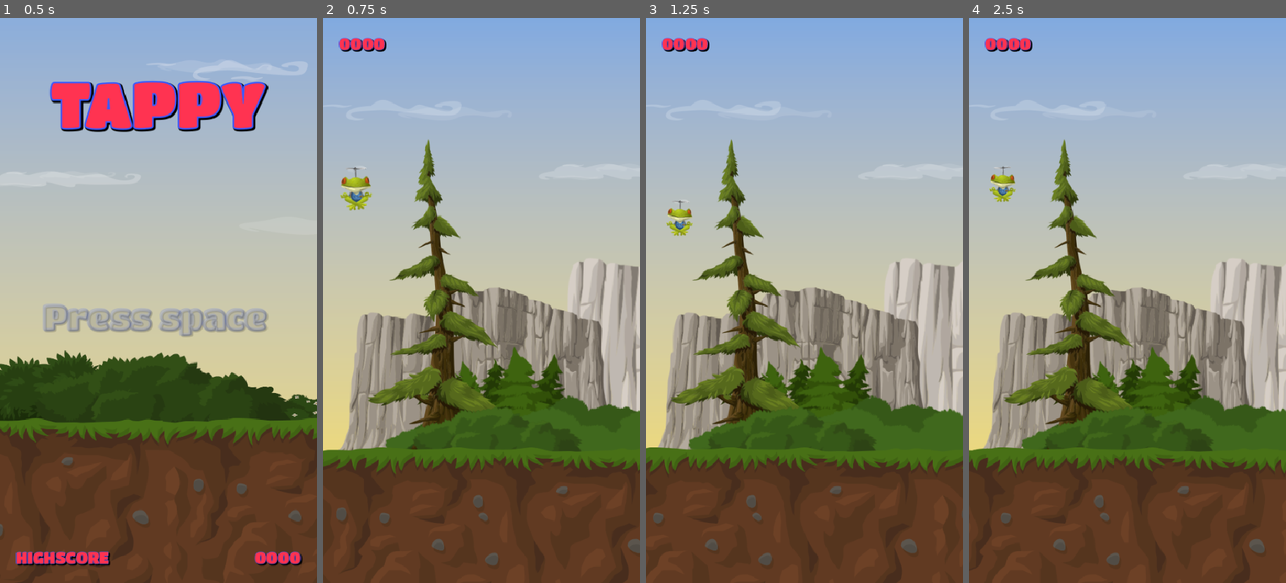
Above: before the commit, frames 1-4 (left to right).
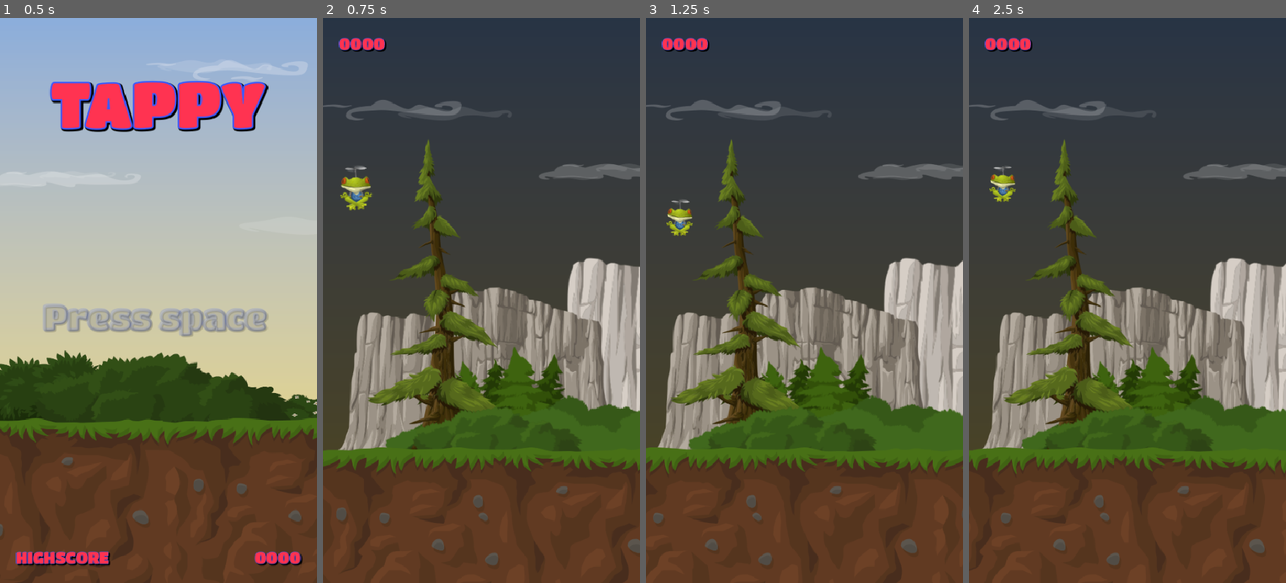
Above: after the commit, the same moments.

Repository: Valantis-Siomos/tappy
Game: Godot game, scene res://Scenes/main/main.tscn
Same seed, same stepped clock (60 frames per second), same inputs: the game is played once before the commit and once after it.
Inputs:
- Up to frame 1 (0.5 s): no input
- Up to frame 2 (0.75 s): tap Space (fly) at 0.5 s; hold Space (fly) from 0.53 s (still down)
- Up to frame 3 (1.25 s): keep holding Space (fly)
- Up to frame 4 (2.5 s): release Space (fly) at 1.28 s; tap T (test) at 1.35 s; tap Space (fly) at 2 s; hold Space (fly) from 2.03 s (still down)

Frame 1 is identical in both runs. In frame 2, 49% of the frame differs, in the area x 0-100%, y 0-77%; in frame 3, 49%; in frame 4, 49%.

Commit message:
backlight darker

Diff:
--- a/Scenes/pipes/pipes.gd
+++ b/Scenes/pipes/pipes.gd
@@ -22,6 +22,6 @@
 	if body is Tappy: body.die()
 
 
-func _on_laser_body_entered(body: Node2D) -> void:
+func _on_laser_body_entered(_body: Node2D) -> void:
 	score_sound.play()
 	ScoreManager.add_point()
--- a/Scenes/scolling_bg/scrolling_bg.tscn
+++ b/Scenes/scolling_bg/scrolling_bg.tscn
@@ -11,6 +11,7 @@
 [node name="ScrollingBg" type="Node2D" unique_id=1267871377]
 
 [node name="Sprite2D" type="Sprite2D" parent="." unique_id=1035382425]
+self_modulate = Color(0.30692267, 0.3069227, 0.3069227, 1)
 texture = ExtResource("1_7ldki")
 centered = false
 
@@ -60,6 +61,7 @@
 centered = false
 
 [node name="Parallax2D6" type="Parallax2D" parent="." unique_id=1184418511]
+self_modulate = Color(0.21950102, 0.21950102, 0.21950102, 1)
 z_index = 10
 repeat_size = Vector2(1072, 0)
 autoscroll = Vector2(-150, 0)
--- a/globals/score_manager.gd
+++ b/globals/score_manager.gd
@@ -1,4 +1,7 @@
 extends Node
+
+const SAVE_PATH: String = "user://tappy_save.dat"
+
 
 var _score: int = 0
 
@@ -6,14 +9,18 @@
 	set(value):
 		if value > high_score:
 			high_score = value
+			save_to_file()
 
 
 func _ready() -> void:
+	load_from_file()
 	SignalHub.tappy_died.connect(on_tappy_died)
 
 
 func on_tappy_died() -> void:
-	high_score = _score
+	if _score > high_score:
+		high_score = _score
+		save_to_file()
 	reset_score()
 
 
@@ -24,3 +31,17 @@
 func add_point() -> void:
 	_score += 1
 	SignalHub.emit_point_scored(_score)
+
+
+func save_to_file():
+	var file = FileAccess.open(SAVE_PATH, FileAccess.WRITE)
+	if !file:
+		push_error("save_to_file no file found")
+	file.store_32(high_score)
+
+func load_from_file():
+	var file = FileAccess.open(SAVE_PATH, FileAccess.READ)
+	if !file:
+		push_error("save_to_file no file found")
+		return
+	high_score = file.get_32()
